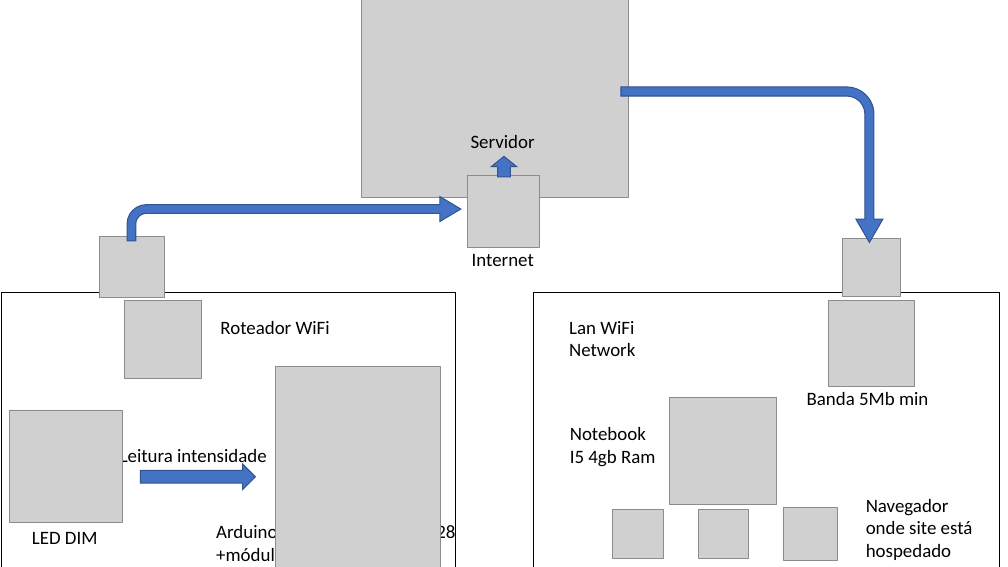
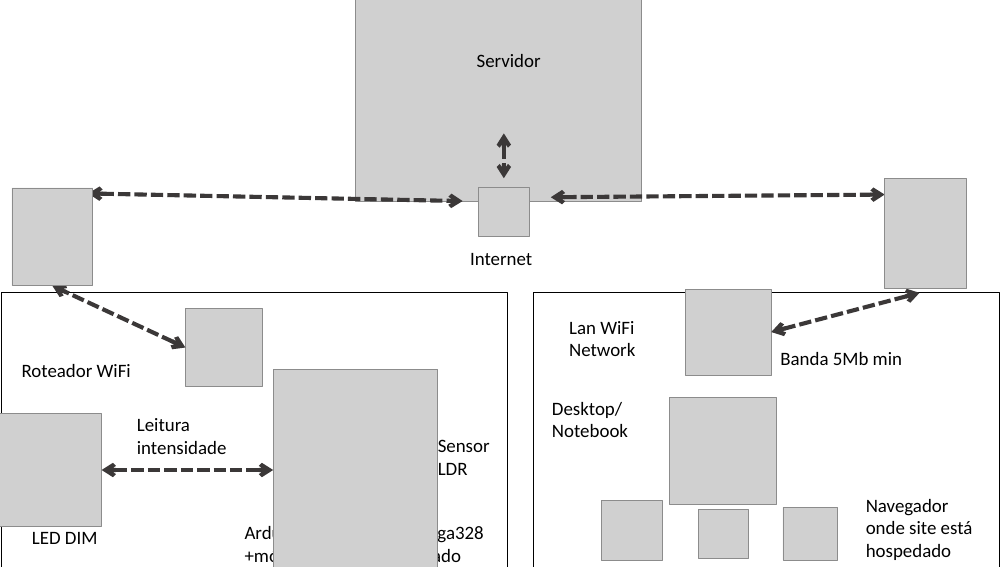
Before and after one commit to Luiza-Bezerra/grupo-02-ccoa-20201, a slide deck: slide 1 of projeto/Documentos/LLD.pptx. Drawn at 1008x567 pixels with LibreOffice and Linux fonts; fonts in the diff are those of the drawing; grey boxes stand for pictures. Boxes give left, top, right and bottom in pixels: in the first picture for what was removed or moved away, otherwise in the second. Text is boxed around its words. In the diff, an @@ line names an element or a change of style, - is before the commit and + after.

Commit message:
Atualizando LLD para v1.4

```diff
--- a/projeto/Documentos/LLD.pptx
+++ b/projeto/Documentos/LLD.pptx
@@ picture: place and size @@
-picture at (361,0,628,197)
+picture at (355,0,642,201)
@@ text "Servidor": place and size @@
-text "Servidor" at (471,135,535,148)
+text "Servidor" at (477,54,541,67)
@@ bent arrow removed at (622,87,883,243) @@
@@ double arrow added from (504, 133) to (504, 178), #3B3838 3.9 pt dashed @@
@@ picture removed at (467,175,539,247) @@
@@ up arrow removed at (492,157,516,177) @@
@@ picture added at (885,178,966,289) @@
@@ picture added at (12,188,93,286) @@
@@ double arrow added from (88, 194) to (463, 201), #3B3838 3.9 pt dashed @@
@@ bent arrow removed at (127,197,461,241) @@
@@ picture: place and size @@
-picture at (613,509,663,558)
+picture at (479,188,529,237)
@@ double arrow added from (551, 197) to (885, 194), #3B3838 3.9 pt dashed @@
@@ picture removed at (100,237,164,297) @@
@@ picture removed at (843,239,901,297) @@
@@ rectangle: place and size @@
-rectangle at (2,293,455,567)
+rectangle at (2,293,507,567)
@@ double arrow added from (185, 348) to (52, 286), #3B3838 3.9 pt dashed @@
@@ picture: place and size @@
-picture at (829,301,915,387)
+picture at (685,289,771,375)
@@ double arrow added from (920, 293) to (771, 332), #3B3838 3.9 pt dashed @@
@@ picture: place and size @@
-picture at (124,301,201,378)
+picture at (185,309,262,386)
@@ text "Roteador WiFi": place and size @@
-text "Roteador WiFi" at (220,321,330,334)
+text "Roteador WiFi" at (22,364,131,377)
@@ text "Banda 5Mb min": place and size @@
-text "Banda 5Mb min" at (807,392,928,405)
+text "Banda 5Mb min" at (780,352,902,365)
@@ picture: place and size @@
-picture at (10,410,123,523)
+picture at (0,414,102,526)
@@ text "Leitura intensidade" rewrapped from (120,446,266,467) to (137,418,226,454) @@
@@ text at (552,402,628,437): text changed @@
-Notebook
-I5 4gb Ram
+Desktop/Notebook
@@ text "Sensor LDR" rewrapped from (360,366,412,389) to (438,439,490,475) @@
@@ double arrow added from (101, 470) to (273, 470), #3B3838 3.9 pt dashed @@
@@ left arrow removed at (141,464,256,490) @@
@@ picture added at (601,501,662,560) @@
@@ text "Arduino Uno ATmega328 +módulo ESP8266 ...": place and size @@
-text "Arduino Uno ATmega328 +módulo ESP8266 ..." at (216,523,455,567)
+text "Arduino Uno ATmega328 +módulo ESP8266 ..." at (245,524,483,567)
```
